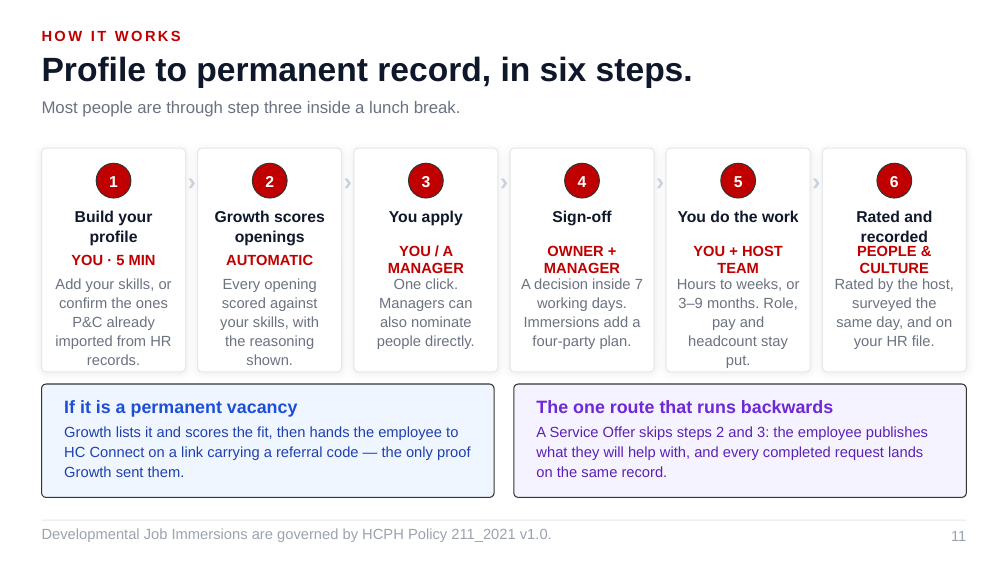
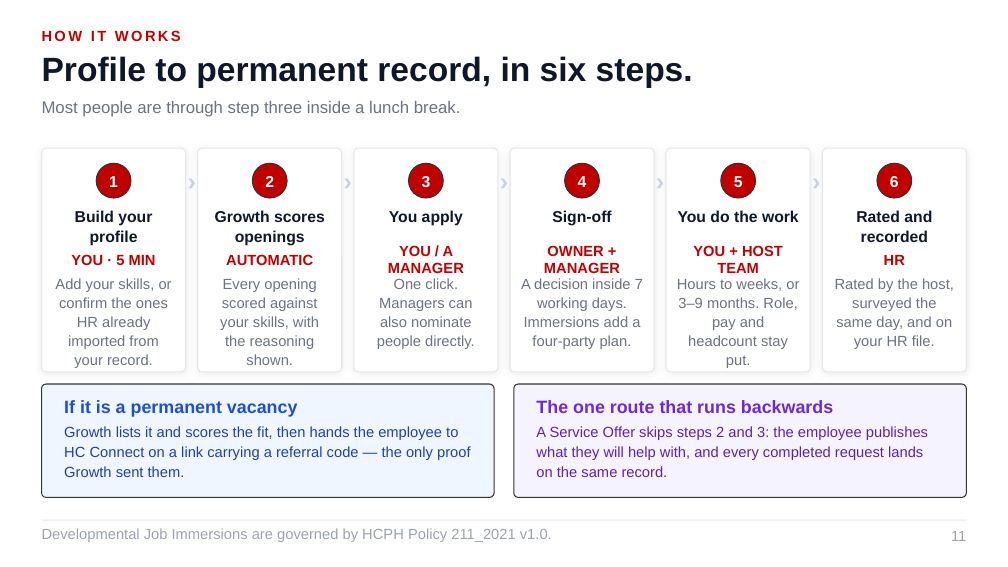
Before and after one commit to Ruffa06/Talent-Marketplace, a slide deck: slide 11 of docs/Growth_Talent_Marketplace_ALP.pptx. Drawn at 1008x567 pixels with LibreOffice and Linux fonts; fonts in the diff are those of the drawing. Boxes give left, top, right and bottom in pixels: in the first picture for what was removed or moved away, otherwise in the second. Text is boxed around its words. In the diff, an @@ line names an element or a change of style, - is before the commit and + after.

```diff
--- a/docs/Growth_Talent_Marketplace_ALP.pptx
+++ b/docs/Growth_Talent_Marketplace_ALP.pptx
@@ text at <box>884,255,905,265</box>: text changed @@
-PEOPLE & CULTURE
+HR
@@ text at <box>55,278,172,368</box>: text changed @@
-Add your skills, or confirm the ones P&C already imported from HR records.
+Add your skills, or confirm the ones HR already imported from your record.
```
Also in this commit, not shown: 13 other slides changed, 4 other files.
